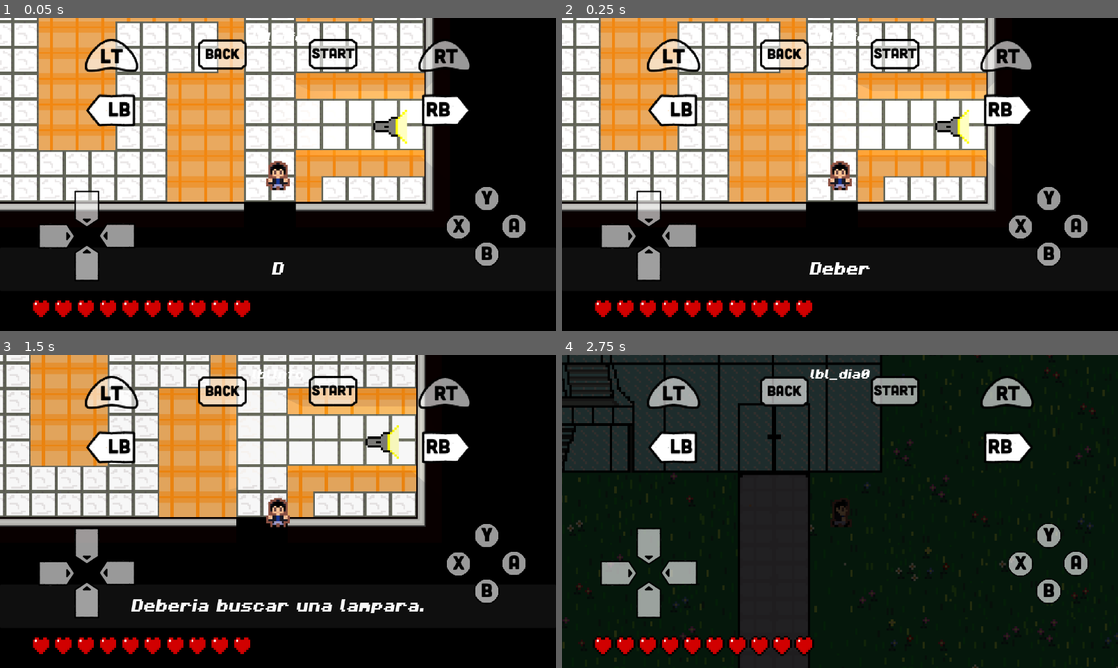
Above: before the commit, frames 1-4 (two rows, left to right).
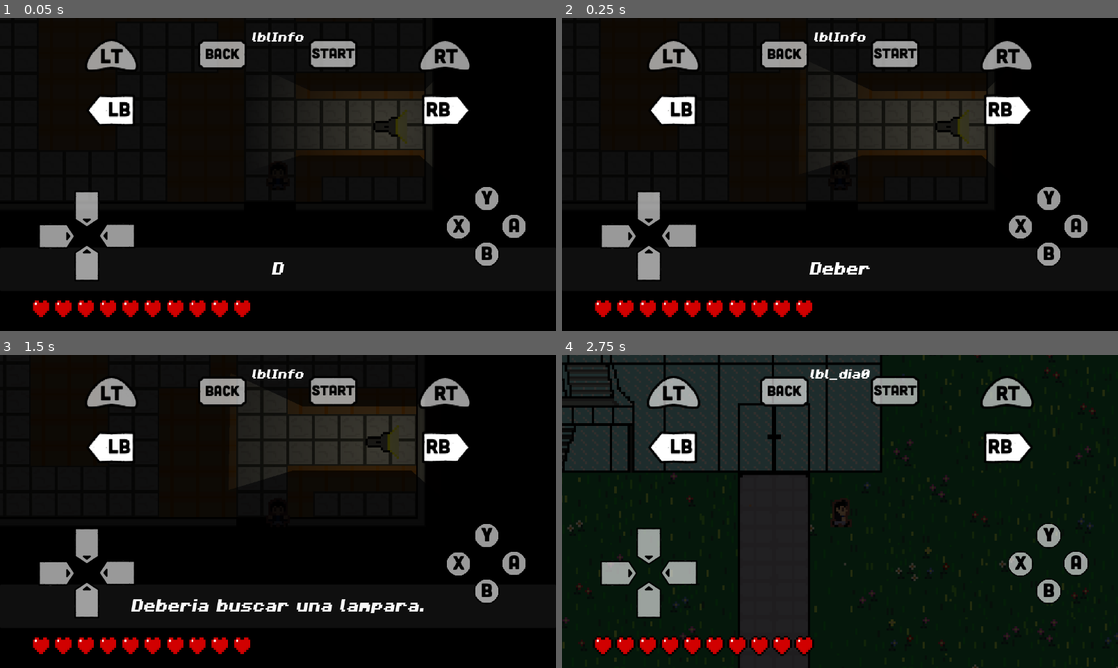
Above: after the commit, the same moments.

Repository: LaloSant/proyecto-topicos-fnaf
Game: Godot game, scene res://source/screens/juego/cristal/cristal.tscn
Same seed, same stepped clock (60 frames per second), same inputs: the game is played once before the commit and once after it. This scene is started directly instead of the project's main scene.
Inputs:
- Up to frame 1 (0.05 s): no input
- Up to frame 2 (0.25 s): no input
- Up to frame 3 (1.5 s): tap Q (TECLA_Q) at 0.5, 1.25 s; hold Right (ui_right) 0.53-1.28 s; hold Ctrl (CntlKey) 0.53-1.28 s; tap Enter (ui_accept) at 0.77 s; hold Down (ui_down) from 1.28 s (still down); tap Shift (ShiftKey) at 1.35 s
- Up to frame 4 (2.75 s): tap Enter (ui_accept) at 1.52 s; tap Q (TECLA_Q) at 2 s; release Down (ui_down) at 2.03 s; hold Right (ui_right) from 2.03 s (still down); hold E (TECLA_E) from 2.03 s (still down)

The runs differ from the first frame. In frame 1, 46% of the frame differs, in the area x 0-78%, y 0-62%; in frame 2, 46%; in frame 3, 40%; in frame 4, nothing differs.

Commit message:
Cortina equisde
si

Diff:
--- a/source/componentes/personajes/base/personaje.tscn
+++ b/source/componentes/personajes/base/personaje.tscn
@@ -100,6 +100,7 @@
 script = ExtResource("1_pkvuc")
 
 [node name="SFX" type="AudioStreamPlayer2D" parent="."]
+volume_db = 2.0
 max_polyphony = 5
 bus = &"SFX"
 
--- a/source/screens/juego/cristal/cristal.tscn
+++ b/source/screens/juego/cristal/cristal.tscn
@@ -101,7 +101,6 @@
 parameters/looping = true
 
 [node name="Luz" type="CanvasModulate" parent="."]
-visible = false
 color = Color(0.0605303, 0.0605303, 0.0605303, 1)
 
 [node name="Oclusores" type="Node" parent="."]
--- a/source/screens/juego/cristal/cristalTileSet.tres
+++ b/source/screens/juego/cristal/cristalTileSet.tres
@@ -879,7 +879,9 @@
 78:13/0 = 0
 79:13/0 = 0
 84:13/0 = 0
+84:13/0/physics_layer_0/polygon_0/points = PackedVector2Array(-8, -8, 8, -8, 8, 8, -8, 8)
 85:13/0 = 0
+85:13/0/physics_layer_0/polygon_0/points = PackedVector2Array(-8, -8, 8, -8, 8, 8, -8, 8)
 0:14/0 = 0
 1:14/0 = 0
 2:14/0 = 0
@@ -934,7 +936,9 @@
 78:14/0 = 0
 79:14/0 = 0
 84:14/0 = 0
+84:14/0/physics_layer_0/polygon_0/points = PackedVector2Array(-8, -8, 8, -8, 8, 8, -8, 8)
 85:14/0 = 0
+85:14/0/physics_layer_0/polygon_0/points = PackedVector2Array(-8, -8, 8, -8, 8, 8, -8, 8)
 0:15/0 = 0
 1:15/0 = 0
 2:15/0 = 0
--- a/source/screens/juego/edifAmb/edificio_ambTileSet.tres
+++ b/source/screens/juego/edifAmb/edificio_ambTileSet.tres
@@ -40,6 +40,8 @@
 3:5/0 = 0
 3:5/0/y_sort_origin = -16
 0:6/0 = 0
+0:6/0/y_sort_origin = -16
+0:6/0/physics_layer_0/polygon_0/points = PackedVector2Array(-8, -8, 8, -8, 8, 8, -8, 8)
 1:6/0 = 0
 1:6/0/y_sort_origin = -16
 2:6/0 = 0
@@ -47,15 +49,20 @@
 3:6/0 = 0
 3:6/0/y_sort_origin = -16
 0:7/0 = 0
+0:7/0/y_sort_origin = -16
 1:7/0 = 0
 1:7/0/y_sort_origin = -16
 2:7/0 = 0
 2:7/0/y_sort_origin = -16
 3:7/0 = 0
 0:8/0 = 0
+0:8/0/y_sort_origin = -16
 1:8/0 = 0
+1:8/0/y_sort_origin = -16
 2:8/0 = 0
+2:8/0/y_sort_origin = -16
 3:8/0 = 0
+3:8/0/y_sort_origin = -16
 0:9/0 = 0
 0:9/0/physics_layer_0/polygon_0/points = PackedVector2Array(-8, -8, 8, -8, 8, 8, -8, 8)
 1:9/0 = 0
@@ -66,17 +73,25 @@
 0:10/0/physics_layer_0/polygon_0/points = PackedVector2Array(-8, -8, 8, -8, 8, 8, -8, 8)
 1:10/0 = 0
 2:10/0 = 0
+2:10/0/y_sort_origin = -16
 3:10/0 = 0
 0:11/0 = 0
+0:11/0/y_sort_origin = -16
 1:11/0 = 0
+1:11/0/y_sort_origin = -16
 2:11/0 = 0
 3:11/0 = 0
 3:11/0/physics_layer_0/polygon_0/points = PackedVector2Array(-8, -8, 8, -8, 8, 8, -8, 8)
 0:12/0 = 0
+0:12/0/y_sort_origin = -16
 1:12/0 = 0
+1:12/0/y_sort_origin = -16
 2:12/0 = 0
+2:12/0/y_sort_origin = -16
 3:12/0 = 0
+3:12/0/y_sort_origin = -16
 0:13/0 = 0
+0:13/0/y_sort_origin = -16
 
 [sub_resource type="TileSetAtlasSource" id="TileSetAtlasSource_8miua"]
 texture = ExtResource("2_fpf43")
--- a/source/screens/juego/ensamble/ensamble.tscn
+++ b/source/screens/juego/ensamble/ensamble.tscn
@@ -49,7 +49,7 @@
 [node name="PoligonoSalon3" type="CollisionPolygon2D" parent="HitboxSalon3"]
 position = Vector2(-107.211, 395.325)
 scale = Vector2(0.814812, 0.810911)
-polygon = PackedVector2Array(992, 64, 994.354, -115.086, 972.263, -142.216, 935.445, -142.216, 919.49, -115.086, 732.944, -118.786, 734, 63, 745.6, 63. …(295 unchanged characters)…
+polygon = PackedVector2Array(992, 64, 991.899, -115.087, 973.49, -115.087, 972.263, -142.216, 935.445, -142.216, 932.989, -115.087, 732.944, -118.786, 734, 63, 745.6, 63. …(295 unchanged characters)…
 
 [node name="Ensamble_Cambiador" type="Marker2D" parent="."]
 position = Vector2(894.881, 315.567)
